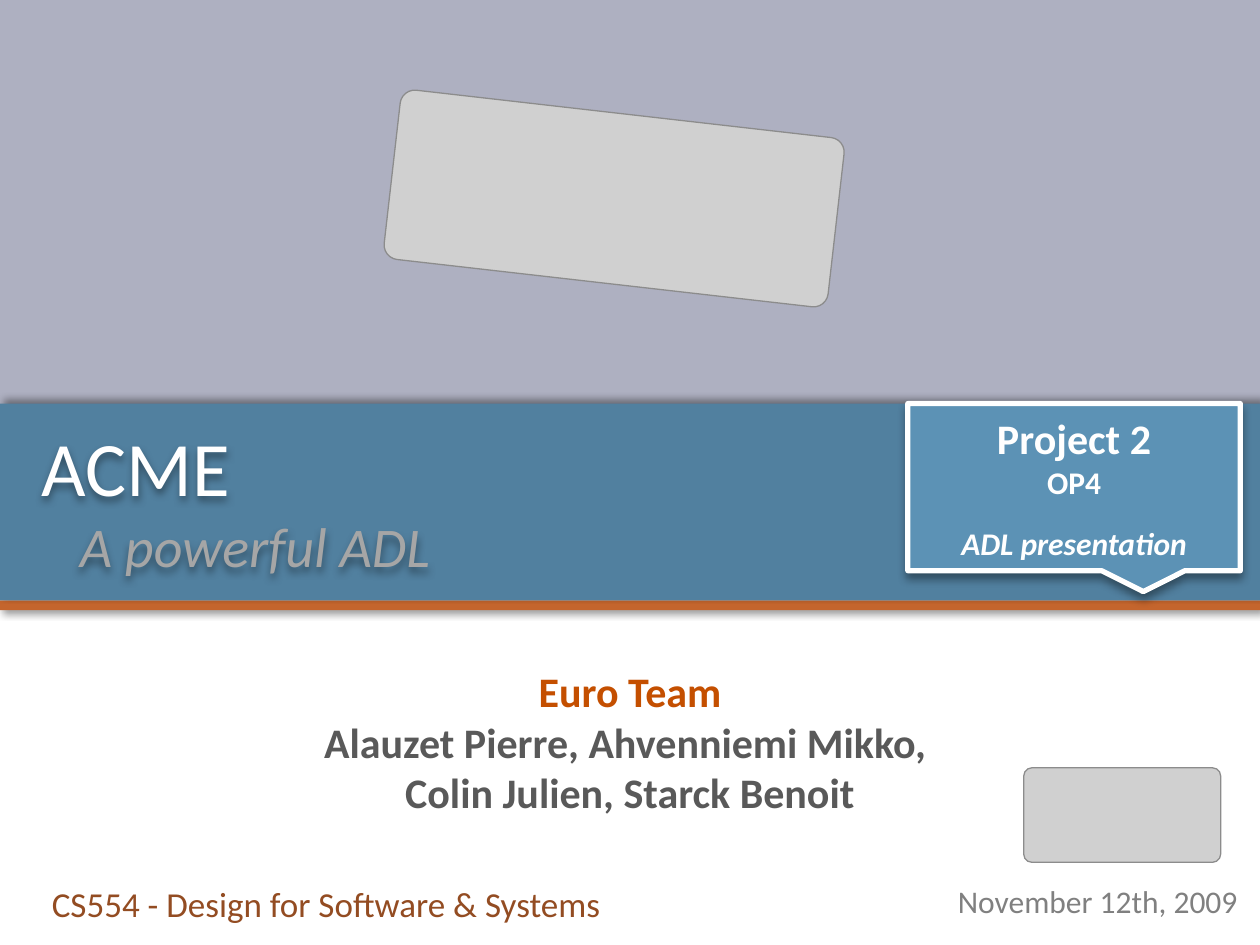
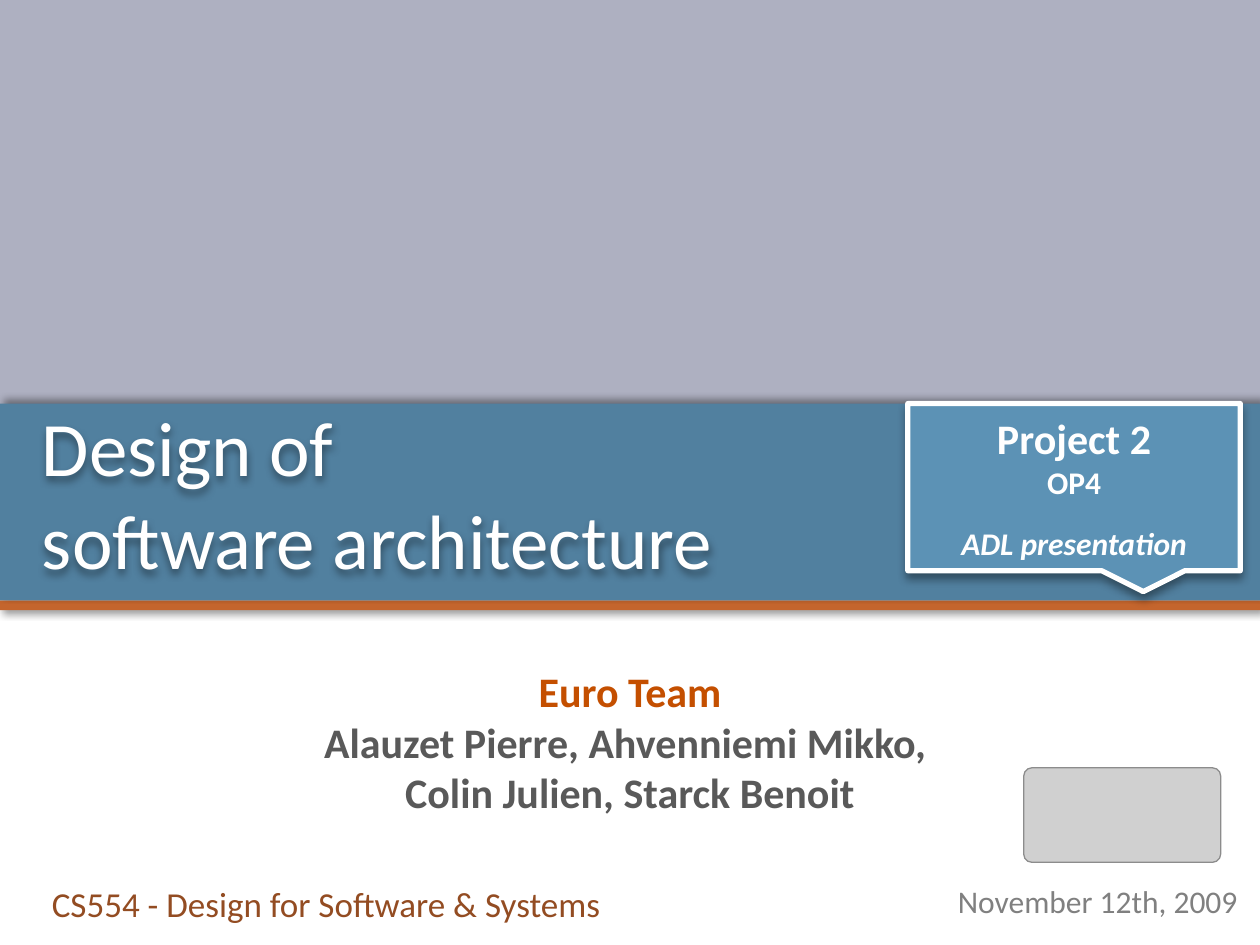
Before and after one commit to pierrealauzet/euroteam, a slide deck: slide 1 of Project 2/Part1/CS554_EuroTeam_Project2_OP4.pptx. Drawn at 1260x945 pixels with LibreOffice and Linux fonts; fonts in the diff are those of the drawing; grey boxes stand for pictures. Boxes give left, top, right and bottom in pixels: in the first picture for what was removed or moved away, otherwise in the second. Text is boxed around its words. In the diff, an @@ line names an element or a change of style, - is before the commit and + after.

```diff
--- a/Project 2/Part1/CS554_EuroTeam_Project2_OP4.pptx
+++ b/Project 2/Part1/CS554_EuroTeam_Project2_OP4.pptx
@@ picture removed at (x1=382, y1=89, x2=846, y2=308) @@
@@ title at (x1=42, y1=423, x2=712, y2=571): text changed; size 32 to 44 pt; text colour #A6A6A6 to #FFFFFF; italic off @@
-ACME
-A powerful ADL
+Design of
+software architecture
```
Also in this commit, not shown: 7 other slides changed, 13 slides removed, 1 other file.
